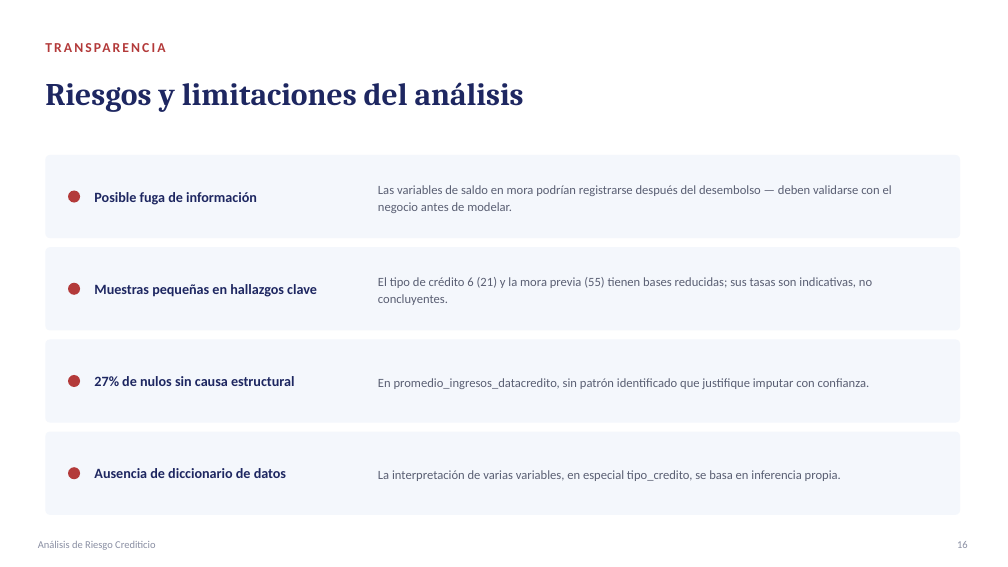
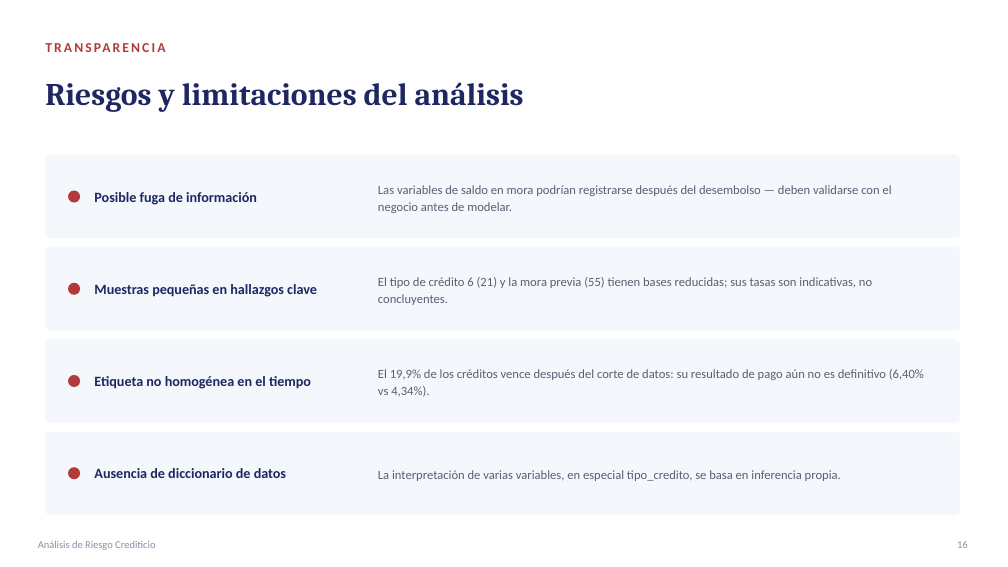
Before and after one commit to papiarcacamilo/MLOPS_CURSE, a slide deck: slide 16 of PRESENTACION.pptx. Drawn at 1008x567 pixels with LibreOffice and Linux fonts; fonts in the diff are those of the drawing. Boxes give left, top, right and bottom in pixels: in the first picture for what was removed or moved away, otherwise in the second. Text is boxed around its words. In the diff, an @@ line names an element or a change of style, - is before the commit and + after.

```diff
--- a/PRESENTACION.pptx
+++ b/PRESENTACION.pptx
@@ text at [94,376,311,389]: text changed @@
-27% de nulos sin causa estructural
+Etiqueta no homogénea en el tiempo
@@ text at [378,369,924,397]: text changed @@
-En promedio_ingresos_datacredito, sin patrón identificado que justifique imputar con confianza.
+El 19,9% de los créditos vence después del corte de datos: su resultado de pago aún no es definitivo (6,40% vs 4,34%).
```
Also in this commit, not shown: 4 other slides changed, 3 other files.
